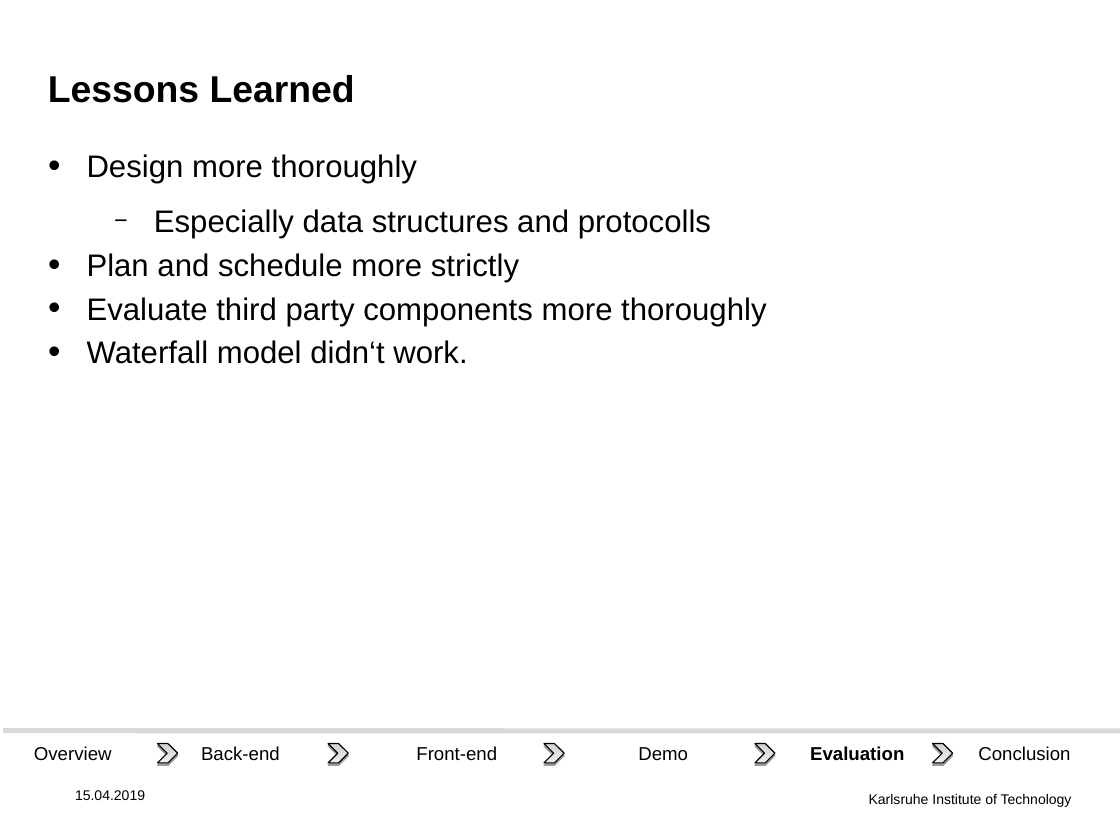
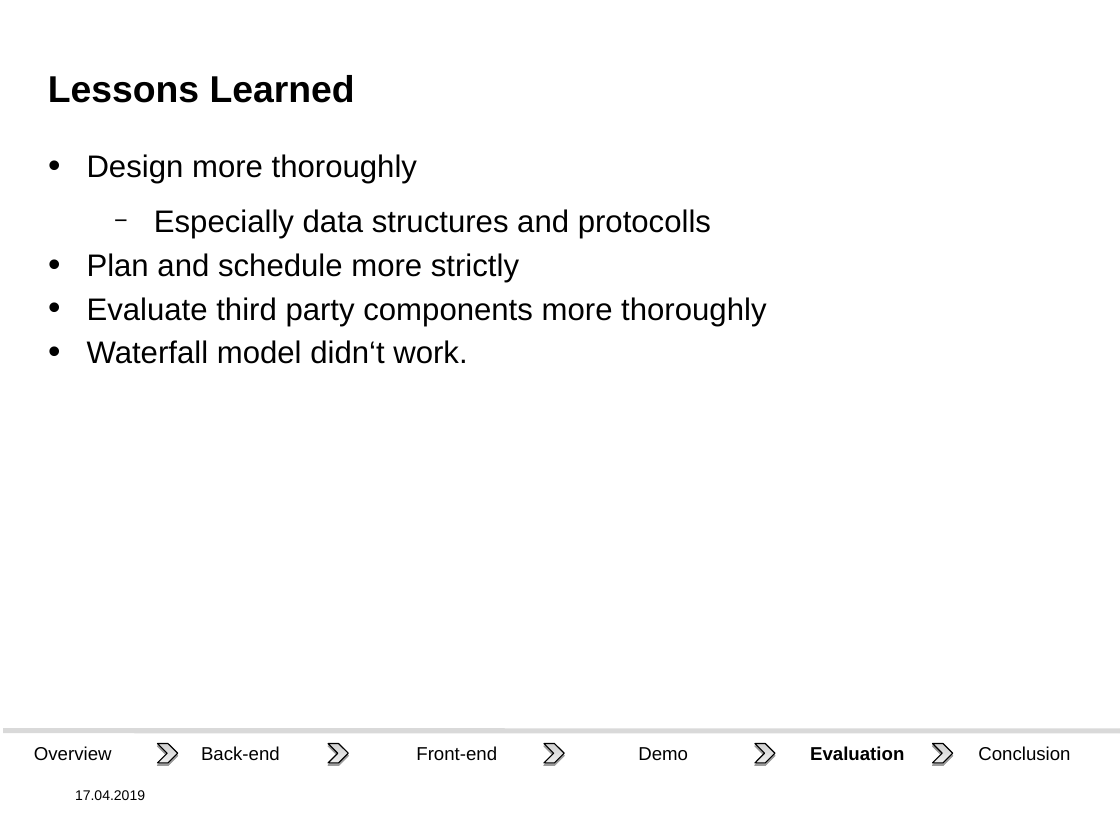
Before and after one commit to DHSTTOS/documents, a slide deck: slide 21 of final_presentation/final-pres3.odp. Drawn at 1120x840 pixels with LibreOffice and Linux fonts; fonts in the diff are those of the drawing; background and template pictures are left out. Boxes give left, top, right and bottom in pixels: in the first picture for what was removed or moved away, otherwise in the second. Text is boxed around its words. In the diff, an @@ line names an element or a change of style, - is before the commit and + after.

```diff
--- a/final_presentation/final-pres3.odp
+++ b/final_presentation/final-pres3.odp
@@ text at (75,790,145,800): text changed @@
-15.04.2019
+17.04.2019
@@ text removed at (869,794,1072,807) @@
-Karlsruhe Institute of Technology
```
Also in this commit, not shown: 21 other slides changed, 1 other file.
